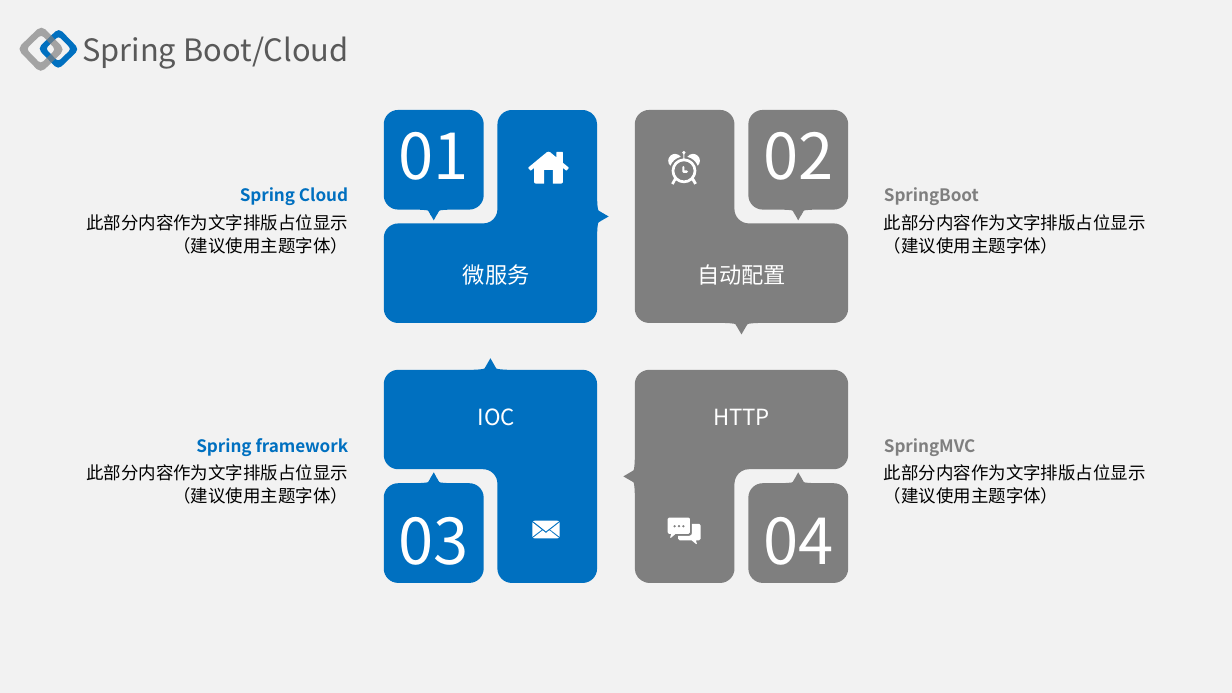
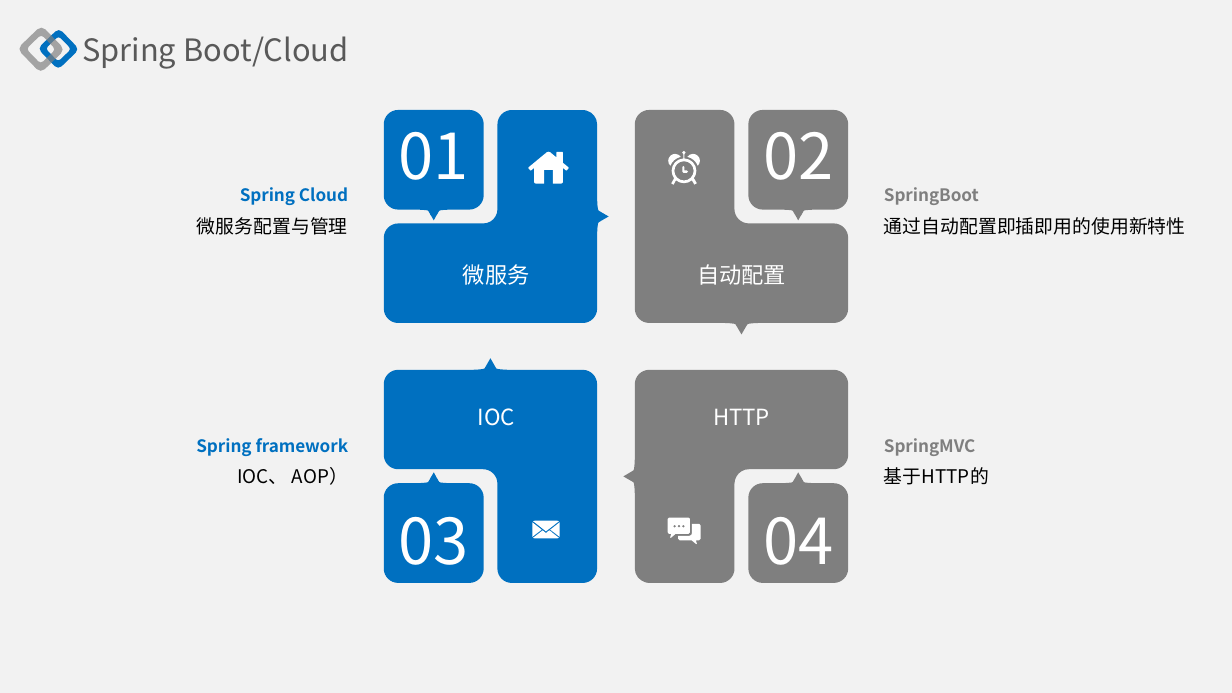
Before and after one commit to richardxie/notebook, a slide deck: slide 11 of ppt-template/基础框架介绍.pptx. Drawn at 1232x693 pixels with LibreOffice and Linux fonts; fonts in the diff are those of the drawing; background and template pictures are left out. Boxes give left, top, right and bottom in pixels: in the first picture for what was removed or moved away, otherwise in the second. Text is boxed around its words. In the diff, an @@ line names an element or a change of style, - is before the commit and + after.

```diff
--- a/ppt-template/基础框架介绍.pptx
+++ b/ppt-template/基础框架介绍.pptx
@@ text at [197, 217, 348, 235]: text changed; size 10.2 to 11 pt @@
-此部分内容作为文字排版占位显示
-（建议使用主题字体）
+微服务配置与管理
@@ text at [884, 217, 1186, 235]: text changed; size 10.2 to 11 pt @@
-此部分内容作为文字排版占位显示
-（建议使用主题字体）
+通过自动配置即插即用的使用新特性
@@ text at [237, 467, 348, 485]: text changed; size 10.2 to 11 pt @@
-此部分内容作为文字排版占位显示
-（建议使用主题字体）
+IOC、 AOP）
@@ text at [884, 467, 989, 485]: text changed; size 10.2 to 11 pt @@
-此部分内容作为文字排版占位显示
-（建议使用主题字体）
+基于HTTP的
```
Also in this commit, not shown: 3 other slides changed, 3 other files.
